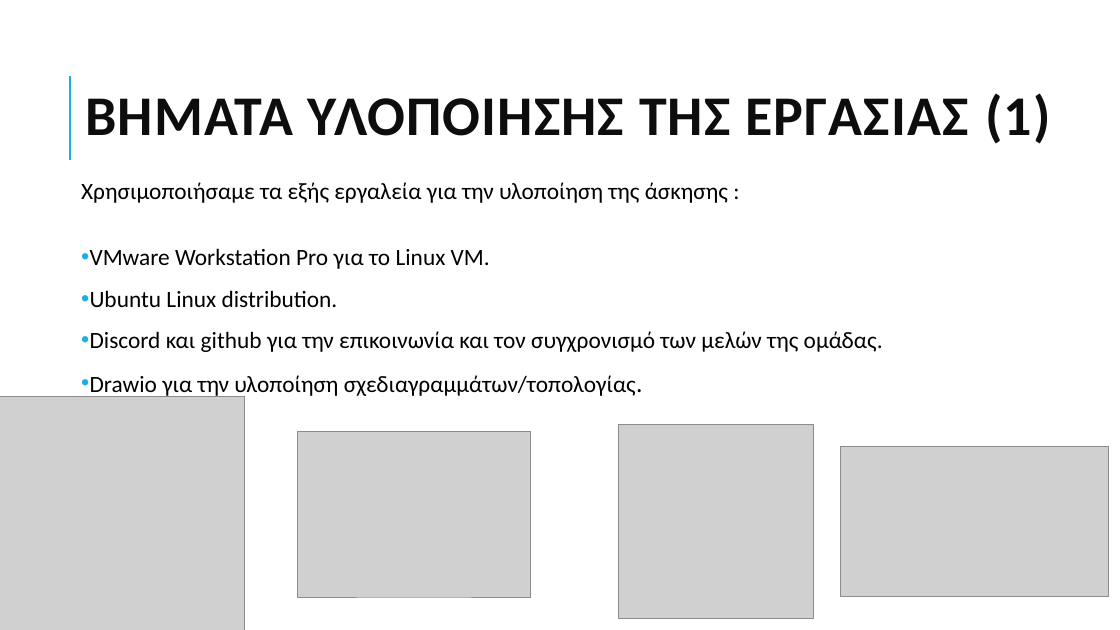
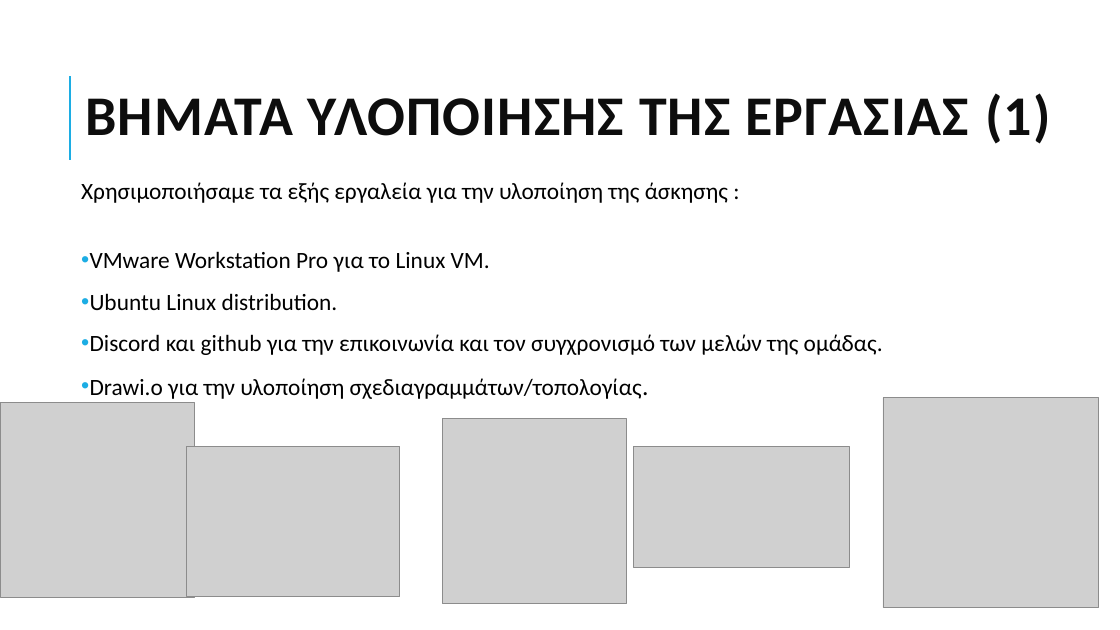
Before and after one commit to grgmyl/Ns3Project, a slide deck: slide 3 of Presentations/Ns-3_presentation_F.pptx. Drawn at 1120x630 pixels with LibreOffice and Linux fonts; fonts in the diff are those of the drawing; grey boxes stand for pictures. Boxes give left, top, right and bottom in pixels: in the first picture for what was removed or moved away, otherwise in the second. Text is boxed around its words. In the diff, an @@ line names an element or a change of style, - is before the commit and + after.

```diff
--- a/Presentations/Ns-3_presentation_F.pptx
+++ b/Presentations/Ns-3_presentation_F.pptx
@@ text at [90, 378, 642, 399]: text changed @@
-• Drawio για την υλοποίηση σχεδιαγραμμάτων/τοπολογίας.
+• Drawi.o για την υλοποίηση σχεδιαγραμμάτων/τοπολογίας.
@@ picture: place and size @@
-picture at [0, 397, 245, 630]
+picture at [0, 402, 195, 597]
@@ picture: place and size @@
-picture at [618, 424, 813, 619]
+picture at [442, 419, 627, 604]
@@ picture added at [883, 398, 1099, 608] @@
@@ picture: place and size @@
-picture at [297, 432, 531, 597]
+picture at [187, 446, 401, 597]
@@ picture: place and size @@
-picture at [840, 446, 1108, 597]
+picture at [634, 446, 849, 567]
```
Also in this commit, not shown: 7 other slides changed.
